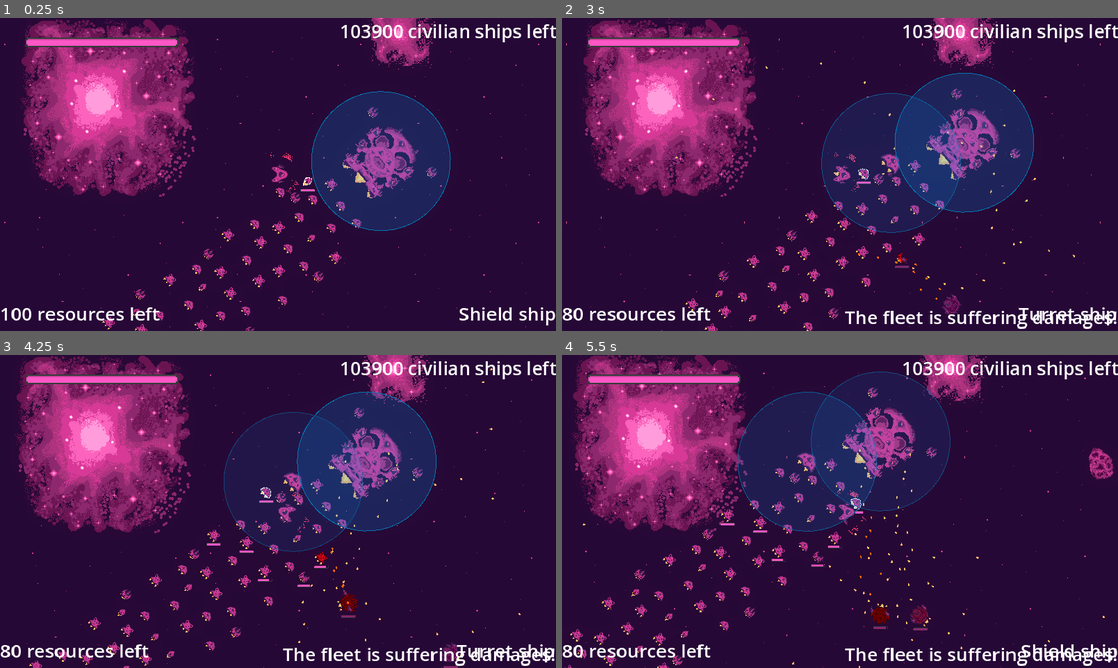
Above: before the commit, frames 1-4 (two rows, left to right).
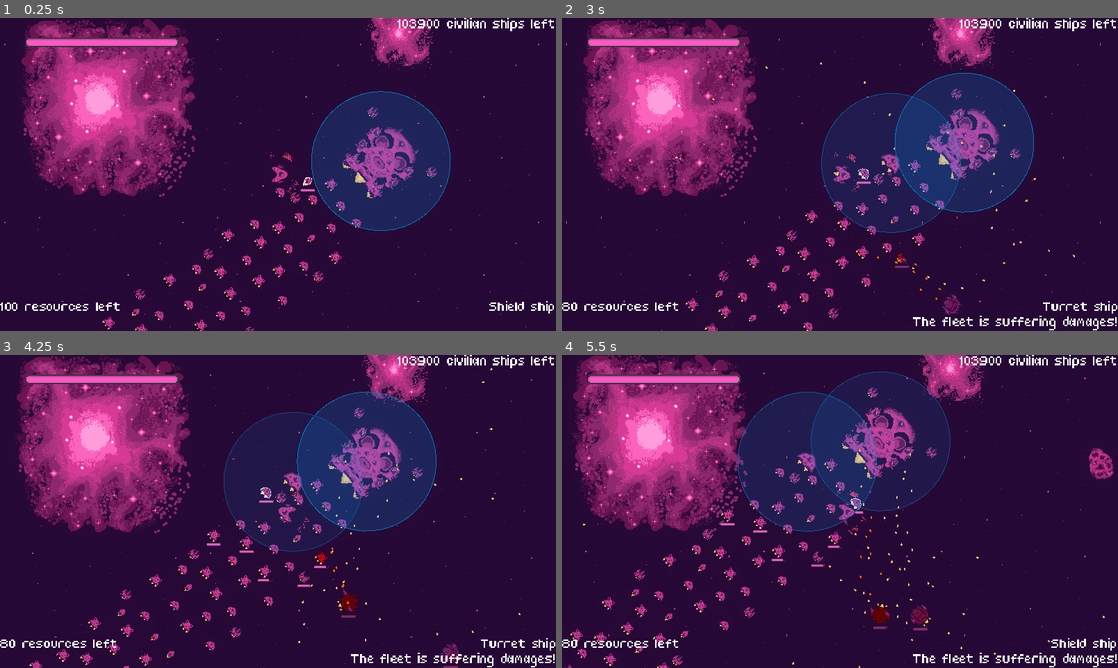
Above: after the commit, the same moments.

Repository: bear-minimum-studio/space-bear
Game: Godot game, scene res://Game.tscn
Two runs of this game, one before a commit and one after it. Both use one fixed random seed, a clock stepped at 60 frames per second and the inputs below.
Inputs:
- Up to frame 1 (0.25 s): no input
- Up to frame 2 (3 s): tap Enter (upgrade) at 0.5 s; hold Right (turn_right) 0.53-1.28 s; hold X (cycle_selection) 0.53-1.28 s; hold Ctrl (brake) 1.28-2.03 s; tap Down (decelerate) at 1.35 s; hold Right (turn_right) 2.03-2.78 s; hold Space (fire) 2.03-2.78 s; hold Up (accelerate) from 2.78 s (still down); tap G (grappling_hook) at 2.85 s
- Up to frame 3 (4.25 s): release Up (accelerate) at 3.53 s; hold Left (turn_left) from 3.53 s (still down); hold F (turret_fire) from 3.53 s (still down)
- Up to frame 4 (5.5 s): release F (turret_fire) at 4.28 s; tap X (cycle_selection) at 4.35 s; release Left (turn_left) at 5.03 s; hold Ctrl (brake) from 5.03 s (still down); tap Down (decelerate) at 5.1 s

The runs differ from the first frame. In frame 1, 2.1% of the frame differs, in the area x 0-100%, y 0-99%; in frame 2, 3.0%; in frame 3, 3.0%; in frame 4, 3.0%, in the area x 0-100%, y 0-100%.

Commit message:
feat: add default theme and font

Diff:
--- /dev/null
+++ b/default_theme.tres
@@ -0,0 +1,7 @@
+[gd_resource type="Theme" load_steps=2 format=3 uid="uid://bewsyshgup2l6"]
+
+[ext_resource type="FontFile" uid="uid://dtah1tlpr2idq" path="res://ui/fonts/GOLDRN__.TTF" id="1_wa1or"]
+
+[resource]
+default_font = ExtResource("1_wa1or")
+default_font_size = 10
--- a/project.godot
+++ b/project.godot
@@ -30,6 +30,10 @@
 window/size/window_height_override=800
 window/dpi/allow_hidpi=false
 window/stretch/mode="canvas_items"
+
+[gui]
+
+theme/custom="res://default_theme.tres"
 
 [input]
 
Binary file added: ui/fonts/GOLDRN__.TTF
Not shown, added: ui/fonts/GOLDRN__.TTF.import
Binary file added: ui/fonts/Vermin Vibes 1989.ttf
Not shown, added: ui/fonts/Vermin Vibes 1989.ttf.import
